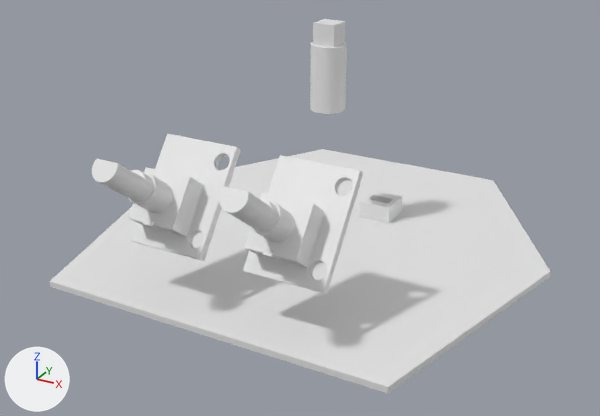
What one commit did to the Blender file blender/EggBase.blend.
One viewpoint serves both versions: a camera (50 mm lens) standing at (91.9, -176.0, 73.2) and looking at (-0.5, -8.0, -10.8). The lights are fixed; the arrows at lower left show +X, +Y and +Z.

The first picture shows 'BottomPlate', 'RotaryEncoder.Knob1', 'RotaryEncoder.Knob2', 'SwivelKnob'.
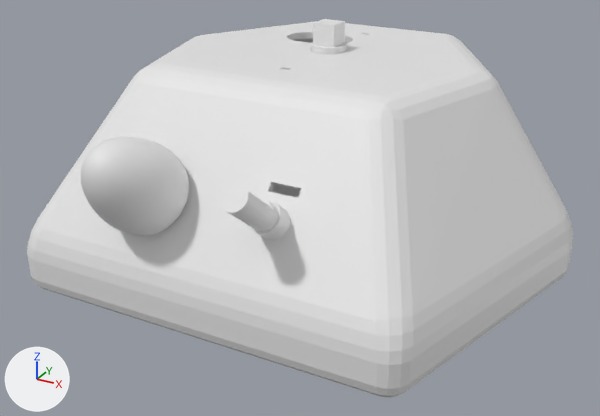
ob_eggknob_cap is not drawn itself; it is used by a modifier of ob_eggknob_cube.
ob_eggknob_cube is not drawn itself; it is used by a modifier of ob_eggknob.

Location of each change, (x1, y1, x2, y2) in pixels of the pictures (600 x 416 px):
```json
{"object": "Hexagon", "change": "shown", "after": [27, 21, 573, 398]}
{"object": "BottomPlate", "change": "hidden", "before": [50, 149, 551, 393]}
{"object": "RotaryEncoder.Knob1", "change": "hidden", "before": [92, 134, 241, 261]}
{"object": "EggKnob", "change": "shown", "after": [81, 137, 189, 236]}
{"object": "RotaryEncoder.Knob2", "change": "unchanged, covered by the edit", "before": [219, 155, 363, 294], "after": [219, 184, 301, 240]}
{"object": "SwivelKnob", "change": "unchanged, covered by the edit", "before": [310, 19, 347, 114], "after": [311, 19, 347, 54]}
```

Scene script edits in JSON lines:
```json
{"op": "remove", "block": "ob_hexagon", "code": "ob_hexagon.hide_set(True)"}
{"op": "set", "path": "ob_rotaryencoder_knob1.scale", "old": "(1.0, 1.0, 1.0)", "new": "(1.04, 1.04, 1.0)"}
{"op": "add", "block": "ob_rotaryencoder_knob1", "code": "ob_rotaryencoder_knob1.visible_camera = False"}
{"op": "add", "block": "ob_rotaryencoder_knob1", "code": "ob_rotaryencoder_knob1.visible_diffuse = False"}
{"op": "add", "block": "ob_rotaryencoder_knob1", "code": "ob_rotaryencoder_knob1.visible_glossy = False"}
{"op": "add", "block": "ob_rotaryencoder_knob1", "code": "ob_rotaryencoder_knob1.visible_transmission = False"}
{"op": "add", "block": "ob_rotaryencoder_knob1", "code": "ob_rotaryencoder_knob1.hide_render = True"}
{"op": "add", "block": "ob_bottomplate", "code": "ob_bottomplate.hide_set(True)"}
{"op": "set", "path": "ob_eggknob.location", "old": "(-15.0, -60.1, 14.4)", "new": "(-15.0, -57.4, 12.3)"}
{"block": "ob_eggknob", "where": "_m = ob_eggknob.modifiers.new('Solidify', 'SOLIDIFY')"}
{"op": "set", "path": "_m.thickness", "old": "1.5", "new": "1.0"}
{"op": "add", "block": "ob_eggknob", "code": "_m = ob_eggknob.modifiers.new('Subdivision', 'SUBSURF')"}
{"op": "add", "block": "ob_eggknob", "code": "_m.levels = 3"}
{"op": "remove", "block": "ob_eggknob", "code": "ob_eggknob.hide_viewport = True"}
{"op": "add", "block": "ob_eggknob", "code": "_m = ob_eggknob.modifiers.new('BTool_RotaryEncoder.Knob1', 'BOOLEAN')"}
{"op": "add", "block": "ob_eggknob", "code": "_m.object = ob_rotaryencoder_knob1"}
{"op": "add", "block": "ob_eggknob_cap", "code": "_m = ob_eggknob_cap.modifiers.new('Subdivision', 'SUBSURF')"}
{"op": "add", "block": "ob_eggknob_cap", "code": "_m.levels = 2"}
{"op": "set", "path": "ob_eggknob_cube.scale", "old": "(5.0, 5.0, 13.7)", "new": "(4.0, 4.0, 13.7)"}
```
